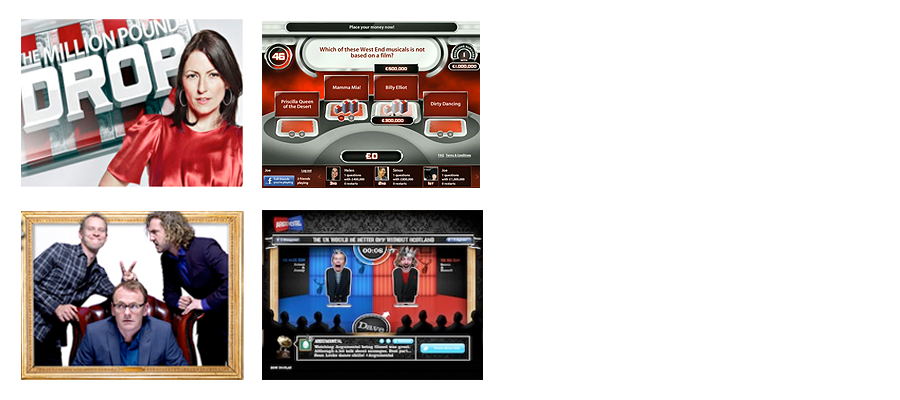
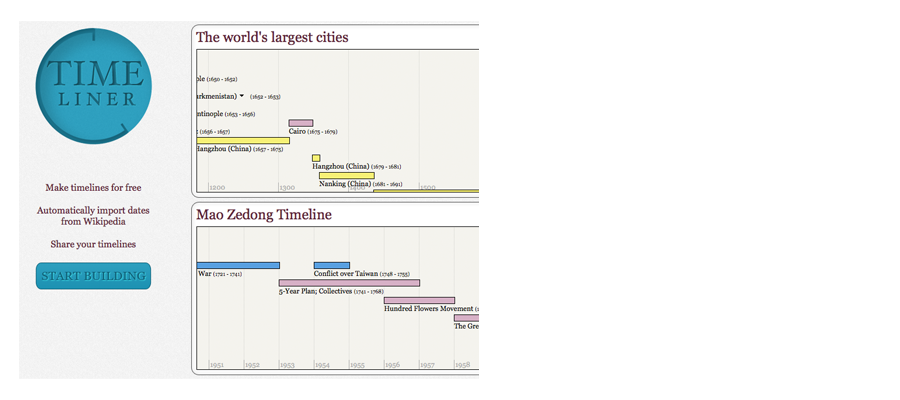
Before/after of a 900x400 layered artwork. What changed in the layer stack:
added layer "Screen shot 2012-07-19 at 13.59.58" above "Group 3" over (x1=19, y1=21, x2=479, y2=379)
moved "Screen shot 2012-07-18 at 14.50.04" into group "Monterosa" over (x1=262, y1=21, x2=480, y2=188)
moved "Layer 8" into group "Monterosa" over (x1=19, y1=19, x2=320, y2=230)
moved "Layer 7 copy" into group "Monterosa" over (x1=21, y1=19, x2=243, y2=188)
moved "Layer 7" into group "Monterosa" over (x1=21, y1=211, x2=244, y2=380)
moved "Layer 9" into group "Monterosa" over (x1=262, y1=210, x2=483, y2=380)
